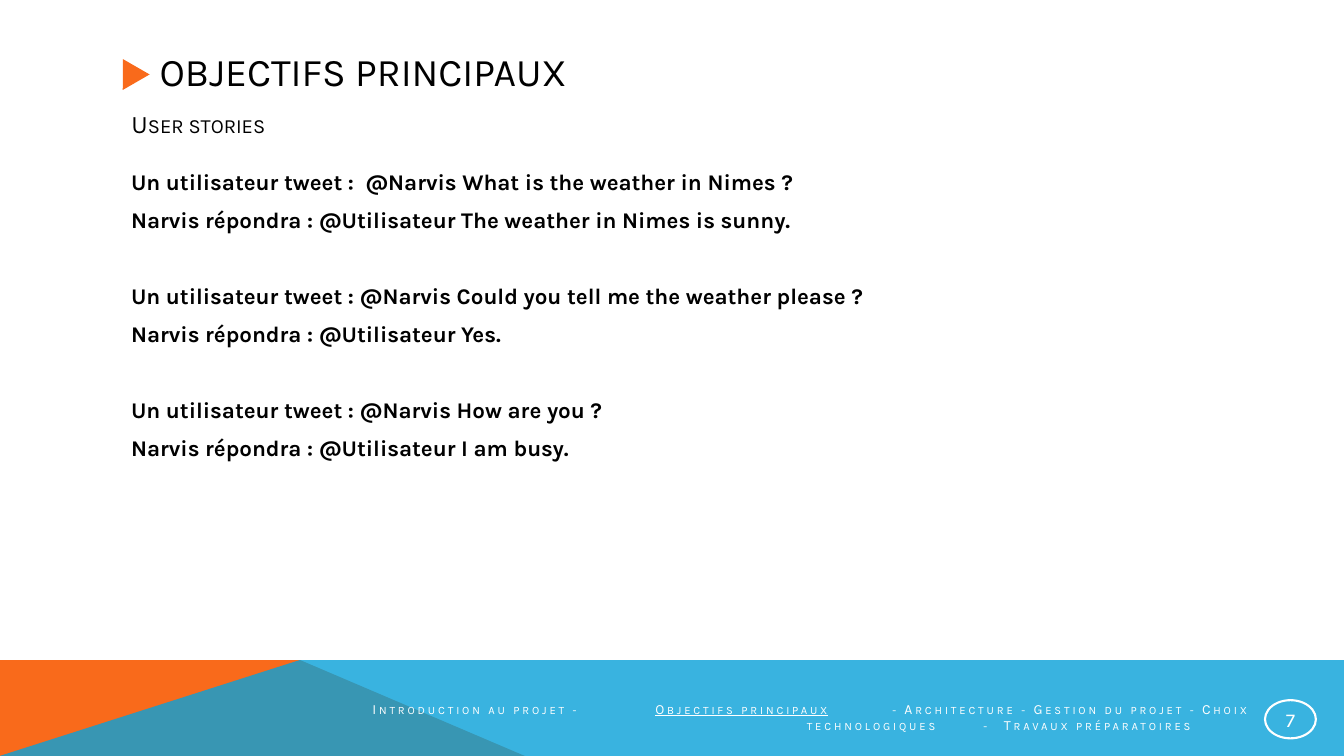
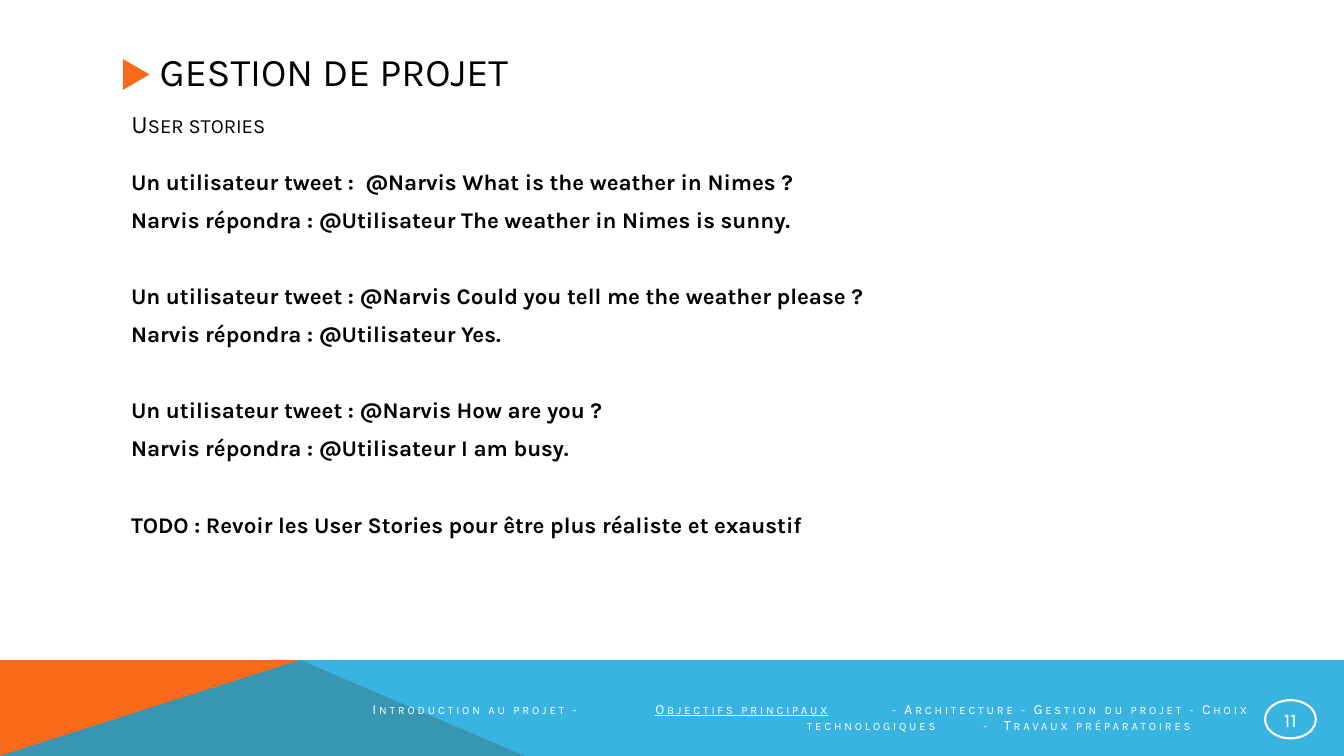
Before and after one commit to NotAVeryIntelligentSystem/NARVIS, a slide deck: slide 11 of Presentation/PrésentationNarvis_2.pptx (slide 7 before the commit). Drawn at 1344x756 pixels with LibreOffice and Linux fonts; fonts in the diff are those of the drawing. Boxes give left, top, right and bottom in pixels: in the first picture for what was removed or moved away, otherwise in the second. Text is boxed around its words. In the diff, an @@ line names an element or a change of style, - is before the commit and + after.

```diff
--- a/Presentation/PrésentationNarvis_2.pptx
+++ b/Presentation/PrésentationNarvis_2.pptx
@@ title at [160,61,508,87]: text changed @@
-OBJECTIFS PRINCIPAUX
+GESTION DE PROJET
@@ text at [131,515,801,539]: paragraph added @@
+TODO : Revoir les User Stories pour être plus réaliste et exaustif
@@ page number at [1284,714,1297,727]: text changed @@
-7
+11
```
Also in this commit, not shown: 6 other slides changed, 1 slide added, 1 other file.
